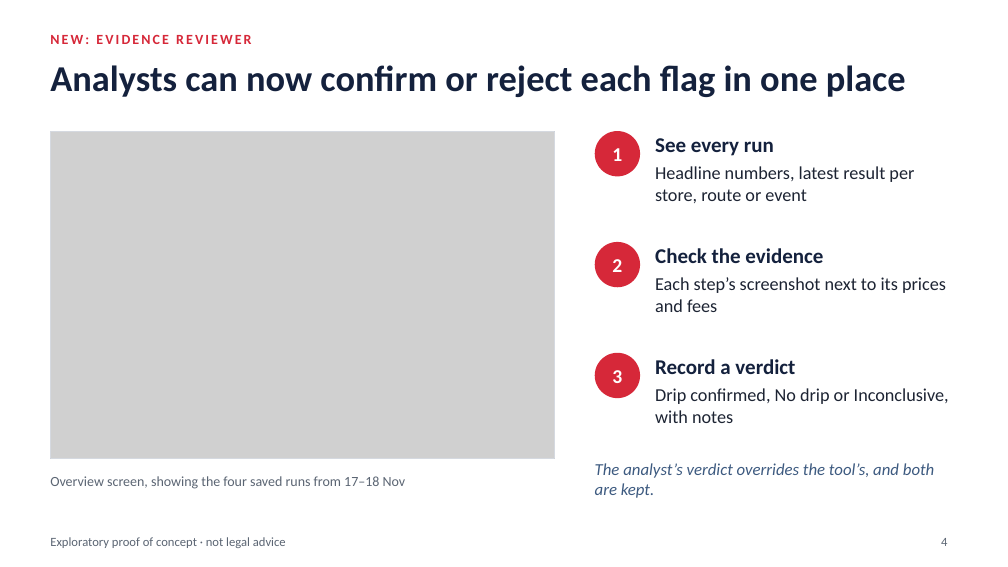
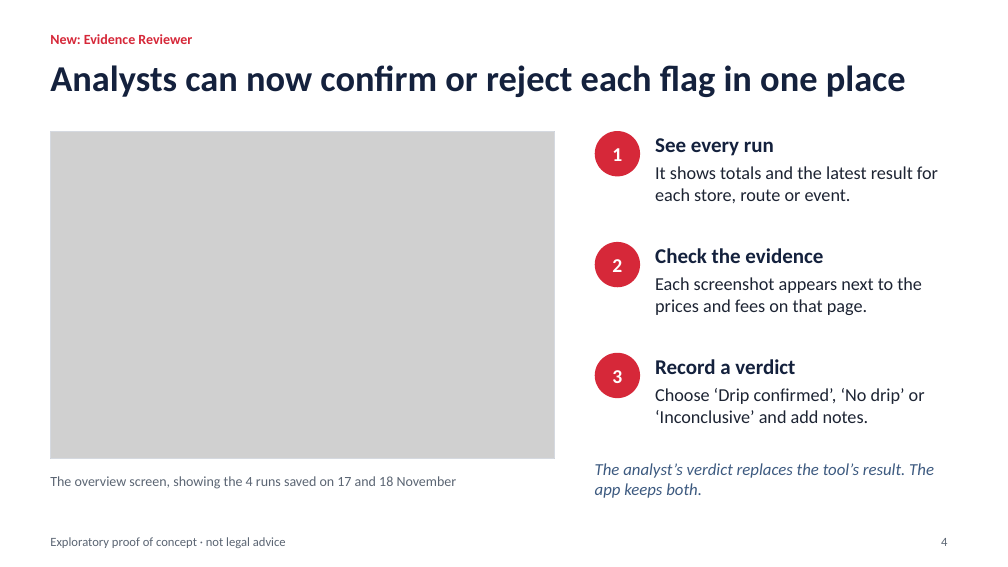
Before and after one commit to roflov2/browser-automation, a slide deck: slide 4 of docs/Drip_Pricing_PoC_update_2026-11-24.pptx. Drawn at 1008x567 pixels with LibreOffice and Linux fonts; fonts in the diff are those of the drawing; grey boxes stand for pictures. Boxes give left, top, right and bottom in pixels: in the first picture for what was removed or moved away, otherwise in the second. Text is boxed around its words. In the diff, an @@ line names an element or a change of style, - is before the commit and + after.

```diff
--- a/docs/Drip_Pricing_PoC_update_2026-11-24.pptx
+++ b/docs/Drip_Pricing_PoC_update_2026-11-24.pptx
@@ text at box(50, 34, 192, 44): text changed @@
-NEW: EVIDENCE REVIEWER
+New: Evidence Reviewer
@@ text at box(655, 166, 938, 203): text changed @@
-Headline numbers, latest result per store, route or event
+It shows totals and the latest result for each store, route or event.
@@ text at box(655, 277, 922, 315): text changed @@
-Each step’s screenshot next to its prices and fees
+Each screenshot appears next to the prices and fees on that page.
@@ text at box(655, 388, 925, 423): text changed @@
-Drip confirmed, No drip or Inconclusive, with notes
+Choose ‘Drip confirmed’, ‘No drip’ or ‘Inconclusive’ and add notes.
@@ text at box(50, 476, 457, 489): text changed @@
-Overview screen, showing the four saved runs from 17–18 Nov
+The overview screen, showing the 4 runs saved on 17 and 18 November
@@ text at box(595, 463, 934, 498): text changed @@
-The analyst’s verdict overrides the tool’s, and both are kept.
+The analyst’s verdict replaces the tool’s result. The app keeps both.
```
Also in this commit, not shown: 7 other slides changed.
